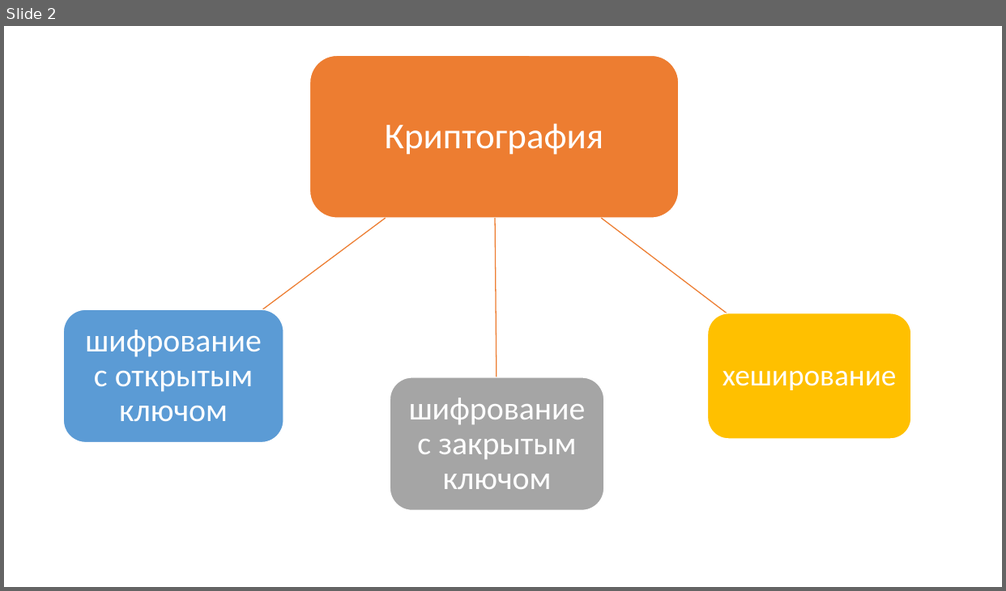
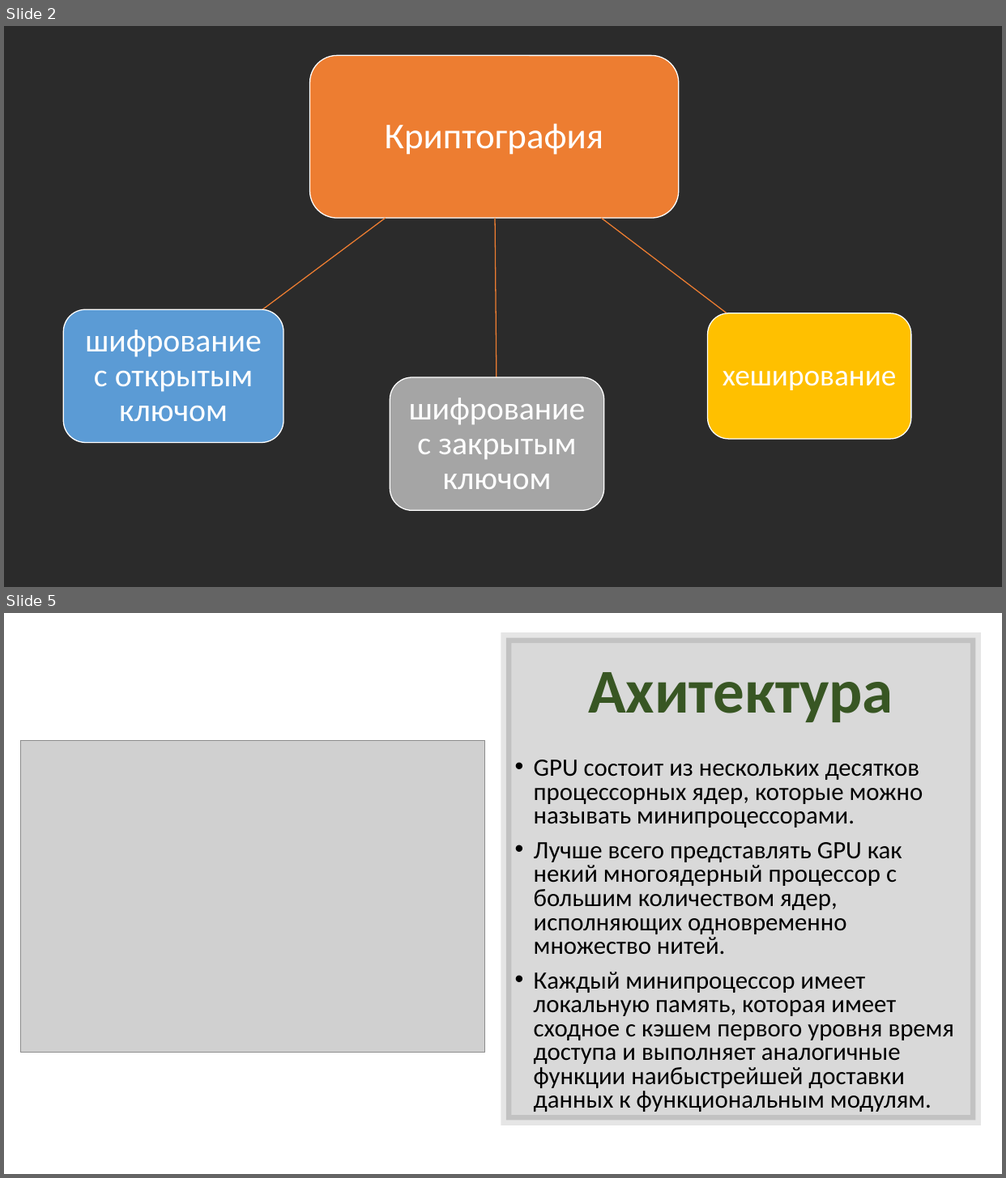
Before and after one commit to MamonovaMaria/Criptography, a slide deck: Взломы с GPU/Атаки с GPU.pptx. Shown one above the other, each under a label of ours: slide 2 before the commit, slides 2 and 5 after it; the slides between them are not shown. The pictures are 1006x591 and 1006x1178 pixels, drawn with LibreOffice and Linux fonts; fonts in the diff are those of the drawing; grey boxes stand for pictures; background and template pictures are left out; a plain dark background stands for a picture behind light text. Boxes give left, top, right and bottom in pixels: in the first picture for what was removed or moved away, otherwise in the second. Text is boxed around its words. In the diff, an @@ line names an element or a change of style, - is before the commit and + after.

```diff
--- a/Взломы с GPU/Атаки с GPU.pptx
+++ b/Взломы с GPU/Атаки с GPU.pptx
@@ slide 5 added at [4, 613, 1002, 1174], background picture (left out) @@
@@ rectangle added at [506, 637, 976, 1121], fill #000000 at 15% opacity, outline #000000 10 pt @@
@@ title added at [588, 672, 893, 722], 60 pt, text #385723, bold @@
+Ахитектура
@@ picture added at [20, 740, 485, 1053] @@
@@ text added at [534, 760, 955, 1112], 24 pt, text #000000 @@
+• GPU состоит из нескольких десятков процессорных ядер, которые можно называть минипроцессорами.
+• Лучше всего представлять GPU как некий многоядерный процессор с большим количеством ядер, исполняющих одновременно множество нитей.
+• Каждый минипроцессор имеет локальную память, которая имеет сходное с кэшем первого уровня время доступа и выполняет аналогичные функции наибыстрейшей доставки данных к функциональным модулям.
@@ slide 2 changed as well @@
@@ background #FFFFFF to picture (left out) @@
```
Also in this commit, not shown: 1 other slide changed, 17 other slides added, 9 slides removed, 4 other files.
